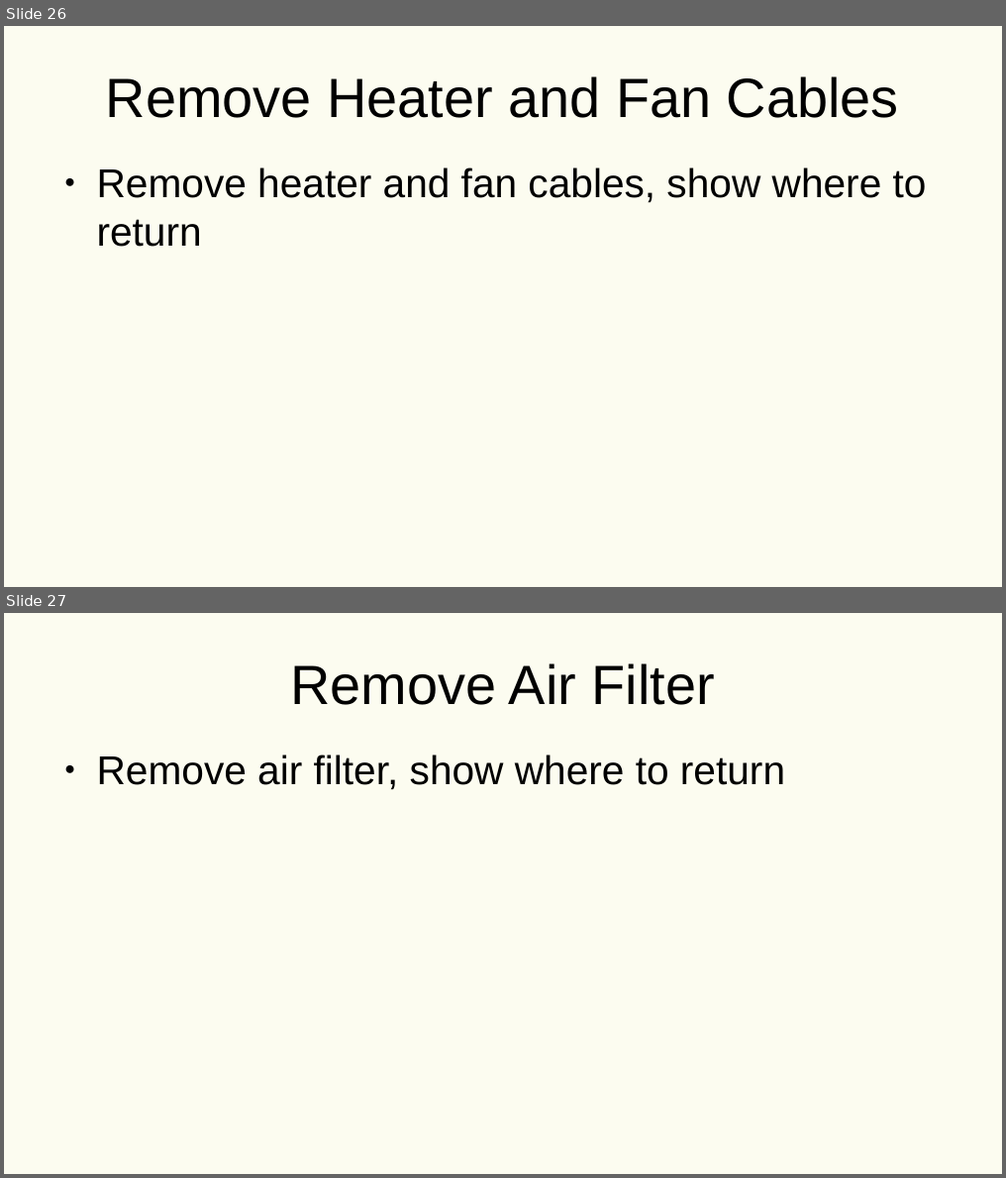
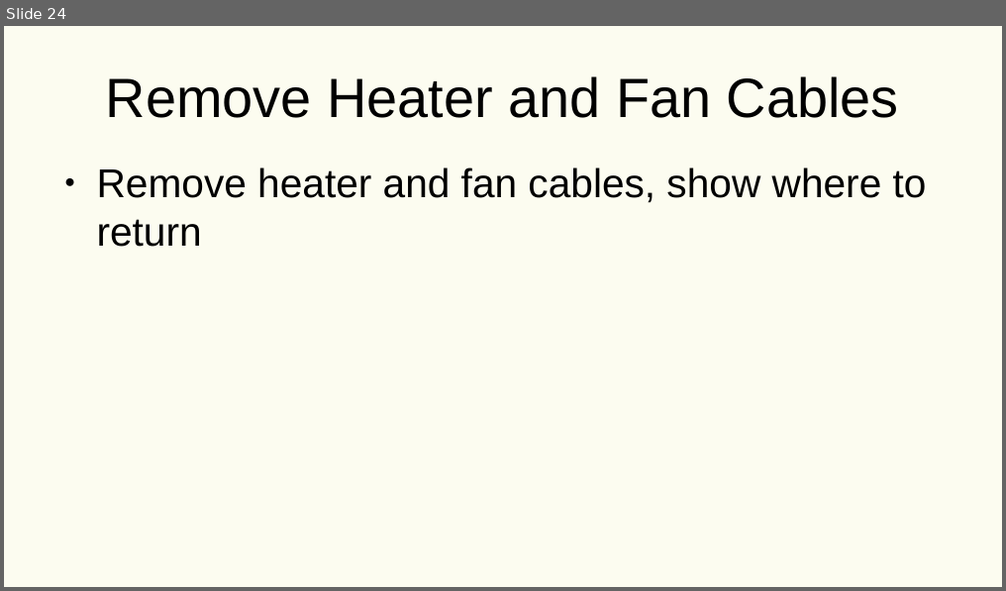
Before and after one commit to KyraDugan/DUNE_HV_Crate_Testing, a slide deck: WIEC_Component/Hardware_Instructions.odp. Shown one above the other, each under a label of ours: slides 26 and 27 before the commit, slide 24 after it. The pictures are 1006x1178 and 1006x591 pixels, drawn with LibreOffice and Linux fonts; fonts in the diff are those of the drawing. Boxes give left, top, right and bottom in pixels: in the first picture for what was removed or moved away, otherwise in the second. Text is boxed around its words. In the diff, an @@ line names an element or a change of style, - is before the commit and + after.

```diff
--- a/WIEC_Component/Hardware_Instructions.odp
+++ b/WIEC_Component/Hardware_Instructions.odp
@@ slide 27 removed at bbox=[4, 613, 1002, 1174], background #FCFCF0 @@
@@ title removed at bbox=[290, 663, 715, 705] @@
-Remove Air Filter
@@ text removed at bbox=[97, 755, 785, 790] @@
-● Remove air filter, show where to return
@@ what was slide 26 is now slide 24 @@
```
Also in this commit, not shown: 3 slides changed, 2 slides added, 6 other slides removed, 37 other files.
